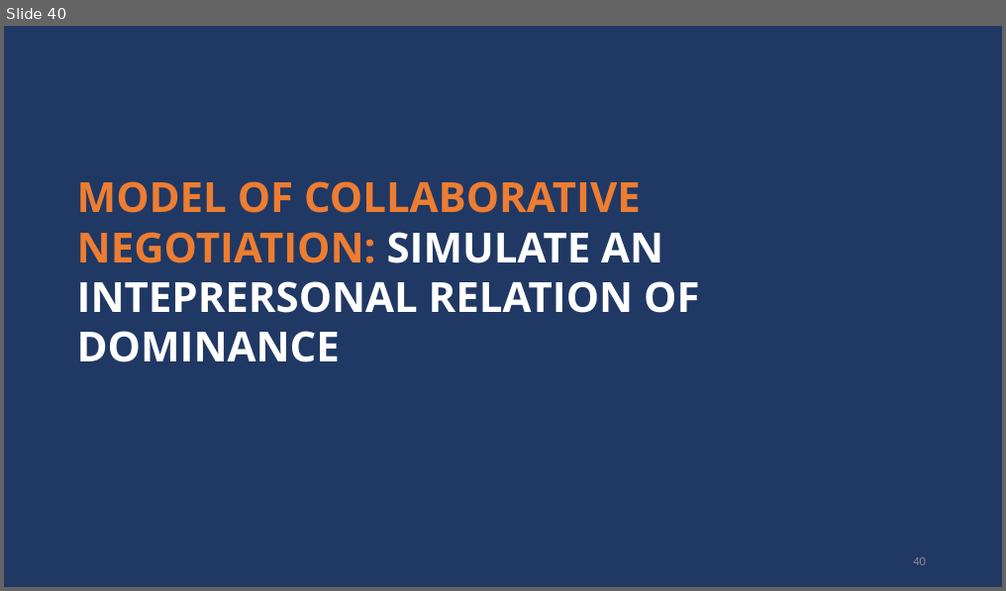
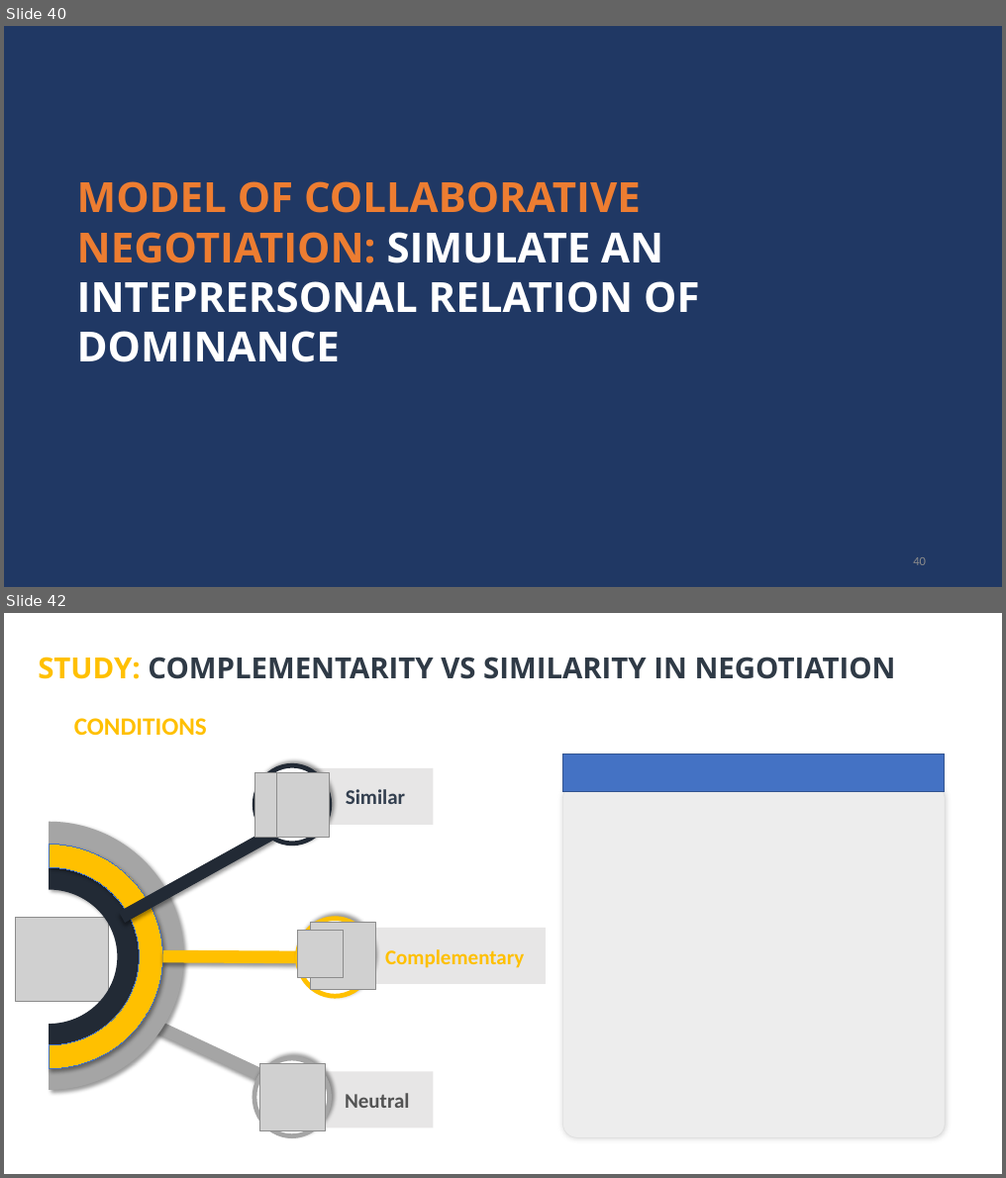
Before and after one commit to Olydia/Discolog, a slide deck: thesis_v2/presentation/thses.pptx. Shown one above the other, each under a label of ours: slide 40 before the commit, slides 40 and 42 after it; the slides between them are not shown. The pictures are 1006x591 and 1006x1178 pixels, drawn with LibreOffice and Linux fonts; fonts in the diff are those of the drawing; grey boxes stand for pictures. Boxes give left, top, right and bottom in pixels: in the first picture for what was removed or moved away, otherwise in the second. Text is boxed around its words. In the diff, an @@ line names an element or a change of style, - is before the commit and + after.

```diff
--- a/thesis_v2/presentation/thses.pptx
+++ b/thesis_v2/presentation/thses.pptx
@@ slide 42 added at <box>4,613,1002,1174</box>, background #FFFFFF @@
@@ title added at <box>38,657,896,679</box>, 28 pt, text #2F3A46, bold @@
+STUDY: COMPLEMENTARITY VS SIMILARITY IN NEGOTIATION
@@ text added at <box>74,718,207,735</box>, 24 pt, text #FFC000, bold @@
+CONDITIONS
@@ rectangle added at <box>563,755,945,792</box>, fill #4472C4, outline #325491 1 pt @@
@@ ellipse added at <box>254,765,330,844</box>, fill #FFFFFF, outline #222A35 4.5 pt @@
@@ picture added at <box>254,773,307,837</box> @@
@@ picture added at <box>277,773,330,837</box> @@
@@ rectangle added at <box>301,768,433,825</box>, fill #E7E6E6 @@
@@ text added at <box>346,789,405,804</box>, 20 pt, text #333F50, bold @@
+Similar
@@ rounded rectangle added at <box>563,785,945,1139</box>, fill #EDEDED, outline #D9D9D9 0.25 pt @@
@@ group added at <box>16,822,184,1090</box>: 3 freeform shapes, 1 picture @@
@@ line added from (122, 918) to (272, 834), #222A35 12 pt @@
@@ ellipse added at <box>297,919,372,996</box>, fill #FFFFFF, outline #FFC000 4.5 pt @@
@@ picture added at <box>297,931,344,978</box> @@
@@ picture added at <box>311,922,376,989</box> @@
@@ rectangle added at <box>347,928,546,983</box>, fill #E7E6E6 @@
@@ line added from (162, 957) to (297, 958), #FFC000 12 pt @@
@@ text added at <box>385,950,524,968</box>, 20 pt, text #FFC000, bold @@
+Complementary
@@ line added from (150, 1023) to (316, 1101), #A5A5A5 12 pt @@
@@ ellipse added at <box>254,1059,330,1137</box>, fill #FFFFFF, outline #A5A5A5 4.5 pt @@
@@ picture added at <box>260,1063,325,1131</box> @@
@@ rectangle added at <box>319,1072,433,1128</box>, fill #E7E6E6 @@
@@ text added at <box>345,1093,410,1108</box>, 20 pt, text #525252, bold @@
+Neutral
```
Also in this commit, not shown: 1 slide changed, 3 other slides added, 2 slides removed.
